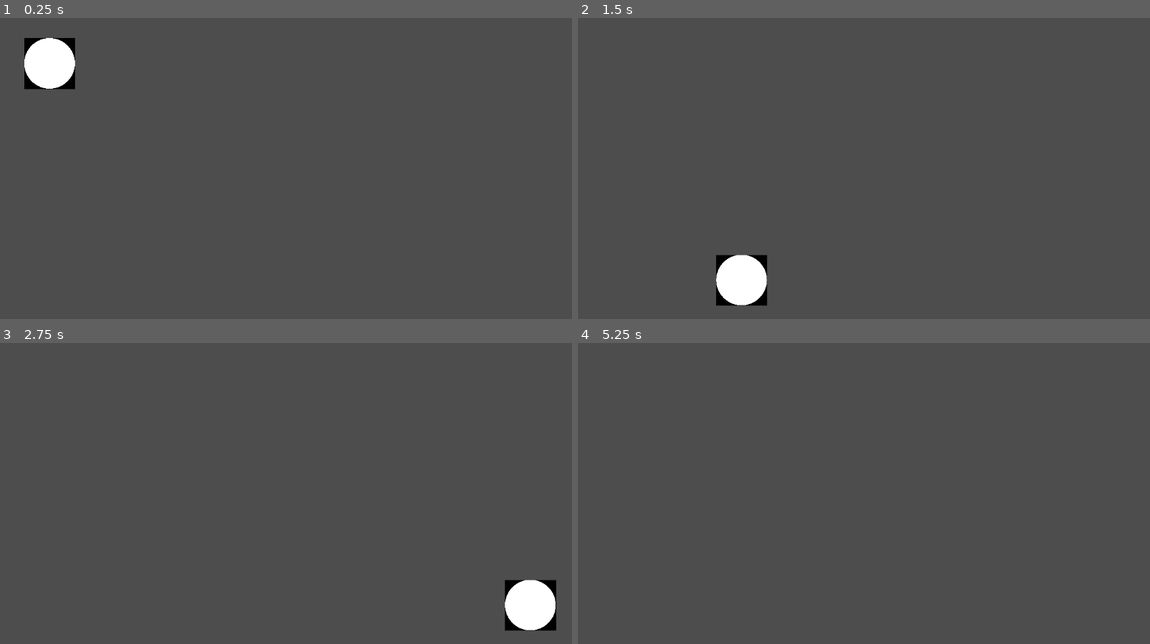
Above: before the commit, frames 1-4 (two rows, left to right).
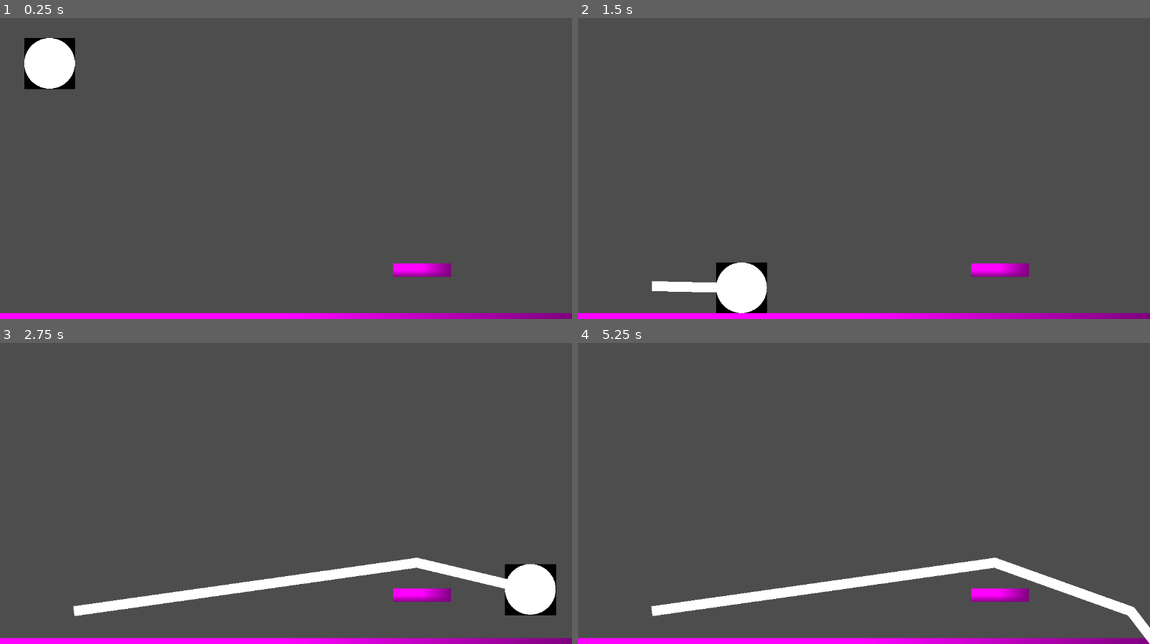
Above: after the commit, the same moments.

Repository: NAERNON/ggj-2026-mask
Game: Godot game, scene res://scenes/main.tscn
Same seed, same stepped clock (60 frames per second), same inputs: the game is played once before the commit and once after it.
Inputs:
- Up to frame 1 (0.25 s): no input
- Up to frame 2 (1.5 s): hold D (move_tape_right) from 0.53 s (still down); tap Space (move_tape_jump) at 0.77 s
- Up to frame 3 (2.75 s): tap Space (move_tape_jump) at 1.52 s; release D (move_tape_right) at 2.03 s; hold A (move_tape_left) from 2.03 s (still down)
- Up to frame 4 (5.25 s): release A (move_tape_left) at 2.78 s; hold D (move_tape_right) 2.78-4.28 s; tap Space (move_tape_jump) at 3.02, 3.77, 4.52, 5 s; tap Enter at 3.5 s; hold A (move_tape_left) 4.28-5.03 s; hold D (move_tape_right) from 5.03 s (still down)

The runs differ from the first frame. In frame 1, 2.5% of the frame differs, in the area x 0-100%, y 81-100%; in frame 2, 3.6%; in frame 3, 6.4%, in the area x 0-100%, y 71-100%; in frame 4, 5.7%.

Commit message:
First basic implementation of rubber "rope" system

Diff:
--- a/assets/masking_tape.tscn
+++ b/assets/masking_tape.tscn
@@ -17,14 +17,17 @@
 "speed": 5.0
 }]
 
-[node name="MaskingTape" type="CharacterBody2D" unique_id=311947507]
+[node name="MaskingTape" type="CharacterBody2D" unique_id=311947507 node_paths=PackedStringArray("_masking_rubber")]
 script = ExtResource("1_no3c2")
-gravity = 400.0
-roll_speed = 300.0
 jump_speed = 600.0
+_masking_rubber = NodePath("MaskingRubber")
 
 [node name="CollisionShape2D" type="CollisionShape2D" parent="." unique_id=932109046]
 shape = SubResource("CircleShape2D_no3c2")
 
 [node name="AnimatedSprite2D" type="AnimatedSprite2D" parent="." unique_id=1791920993]
 sprite_frames = SubResource("SpriteFrames_ikd68")
+
+[node name="MaskingRubber" type="Line2D" parent="." unique_id=1171544675]
+top_level = true
+width = 20.0
--- a/scenes/main.tscn
+++ b/scenes/main.tscn
@@ -4,6 +4,8 @@
 
 [sub_resource type="RectangleShape2D" id="RectangleShape2D_o5qli"]
 size = Vector2(1152, 27)
+
+[sub_resource type="PlaceholderTexture2D" id="PlaceholderTexture2D_o5qli"]
 
 [node name="Main" type="Node2D" unique_id=714016782]
 
@@ -15,7 +17,24 @@
 jump_speed = 500.0
 
 [node name="StaticBody2D" type="StaticBody2D" parent="." unique_id=1731318811]
+position = Vector2(576, 650)
 
 [node name="CollisionShape2D" type="CollisionShape2D" parent="StaticBody2D" unique_id=1645058030]
-position = Vector2(576, 634.5)
 shape = SubResource("RectangleShape2D_o5qli")
+
+[node name="Sprite2D" type="Sprite2D" parent="StaticBody2D" unique_id=417878601]
+position = Vector2(-1.5258789e-05, 0)
+scale = Vector2(1152, 27)
+texture = SubResource("PlaceholderTexture2D_o5qli")
+
+[node name="StaticBody2D2" type="StaticBody2D" parent="." unique_id=712307921]
+position = Vector2(850, 550)
+scale = Vector2(0.1, 1)
+
+[node name="CollisionShape2D" type="CollisionShape2D" parent="StaticBody2D2" unique_id=1030156514]
+shape = SubResource("RectangleShape2D_o5qli")
+
+[node name="Sprite2D" type="Sprite2D" parent="StaticBody2D2" unique_id=578743585]
+position = Vector2(-1.5258789e-05, 0)
+scale = Vector2(1152, 27)
+texture = SubResource("PlaceholderTexture2D_o5qli")
--- a/scripts/masking_tape.gd
+++ b/scripts/masking_tape.gd
@@ -3,11 +3,26 @@
 @export_range(0.0, 1000.0, 10.0) var roll_acceleration  : float
 @export_range(0.0, 100.0, 1.0)   var deceleration_scale : float
 @export_range(0.0, 1000.0, 10.0) var jump_speed         : float
+@export var _masking_rubber : Line2D
+
+var _in_free_fall   : bool
+
+func _ready() -> void :
+	_masking_rubber.add_point(self.position)
+	_in_free_fall = not is_on_floor()
 
 func _physics_process(delta : float) -> void :
 	velocity.y += 980 * delta
 	get_input(delta)
 	move_and_slide()
+
+	if _in_free_fall and is_on_floor() :
+		_in_free_fall = false
+		_masking_rubber.add_point(self.position)
+	elif not is_on_floor() and not _in_free_fall :
+		_in_free_fall = true
+
+	_masking_rubber.set_point_position(_masking_rubber.get_point_count()-1, self.position)
 
 func get_input(delta : float) :
 	var right = Input.is_action_pressed('move_tape_right')
